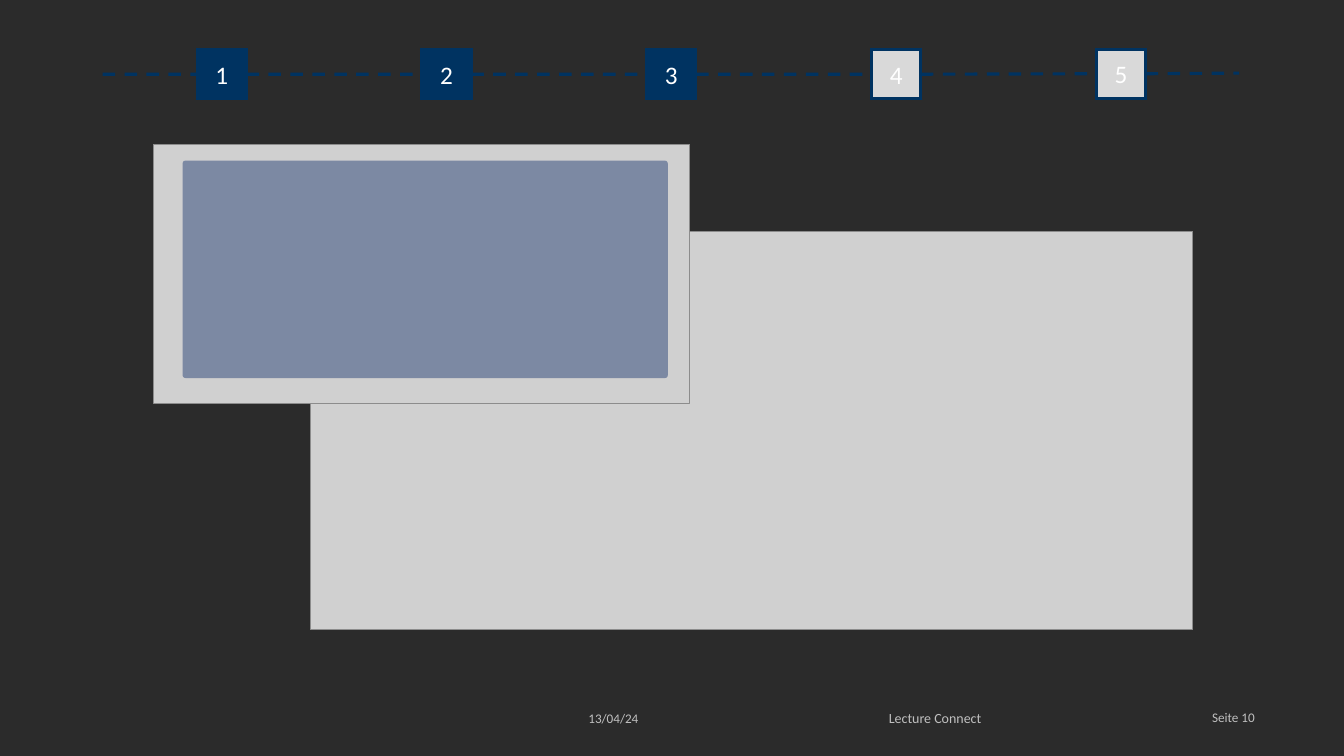
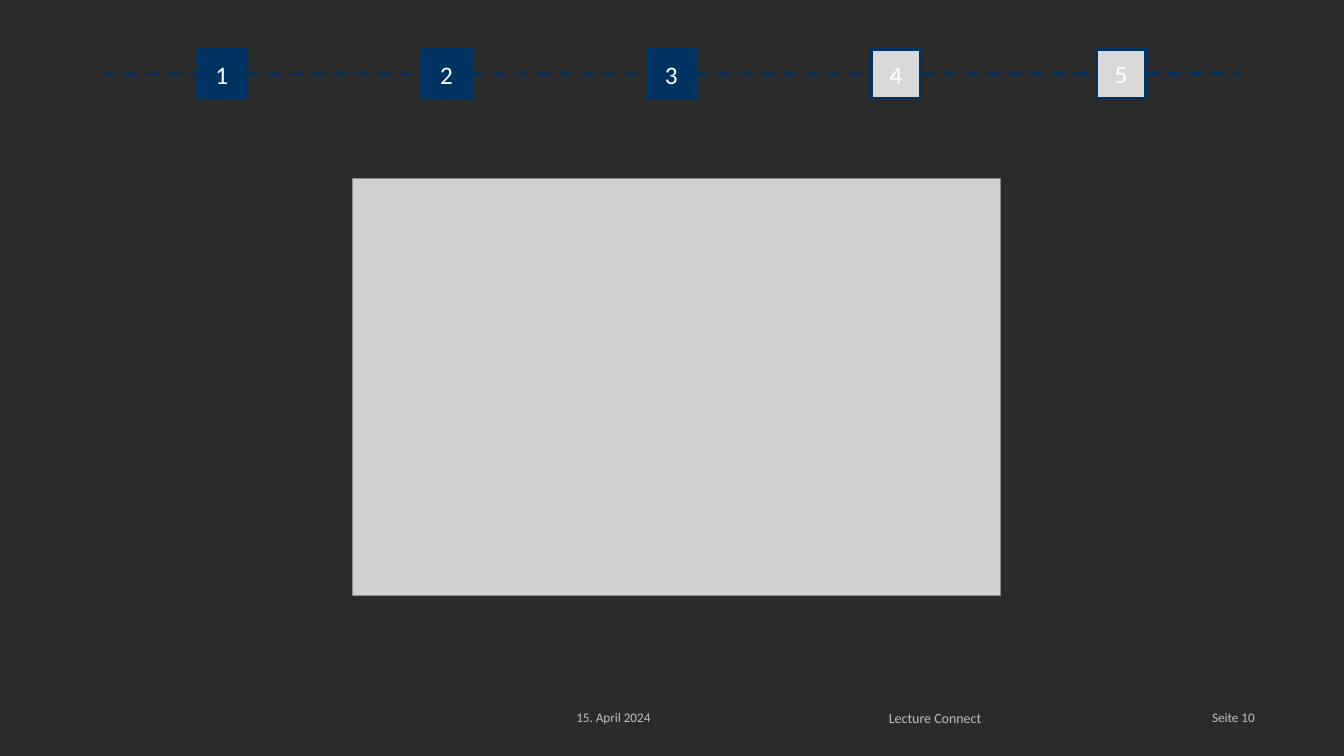
Before and after one commit to Darkuna/Lecture-Connect, a slide deck: slide 10 of Doku/Initiale Präsentation/lecture-connect-initial-fin.pptx. Drawn at 1344x756 pixels with LibreOffice and Linux fonts; fonts in the diff are those of the drawing; grey boxes stand for pictures; background and template pictures are left out; a plain dark background stands for a picture behind light text. Boxes give left, top, right and bottom in pixels: in the first picture for what was removed or moved away, otherwise in the second. Text is boxed around its words. In the diff, an @@ line names an element or a change of style, - is before the commit and + after.

```diff
--- a/Doku/Initiale Präsentation/lecture-connect-initial-fin.pptx
+++ b/Doku/Initiale Präsentation/lecture-connect-initial-fin.pptx
@@ picture removed at (x1=154, y1=145, x2=691, y2=404) @@
@@ rounded rectangle removed at (x1=182, y1=160, x2=667, y2=378) @@
@@ picture resized from (x1=311, y1=231, x2=1193, y2=629) to (x1=353, y1=178, x2=1001, y2=596) @@
@@ text at (x1=576, y1=713, x2=651, y2=724): text changed @@
-13/04/24
+15. April 2024
```
Also in this commit, not shown: 17 other slides changed, 2 slides added, 1 slide removed, 1 other file.
